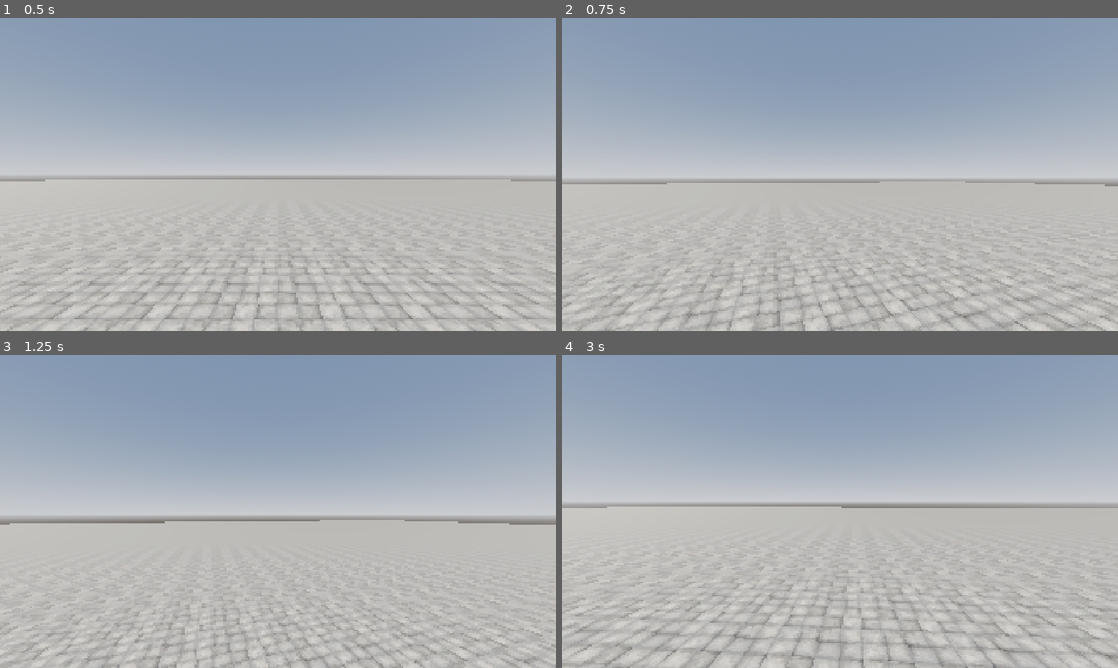
Above: before the commit, frames 1-4 (two rows, left to right).
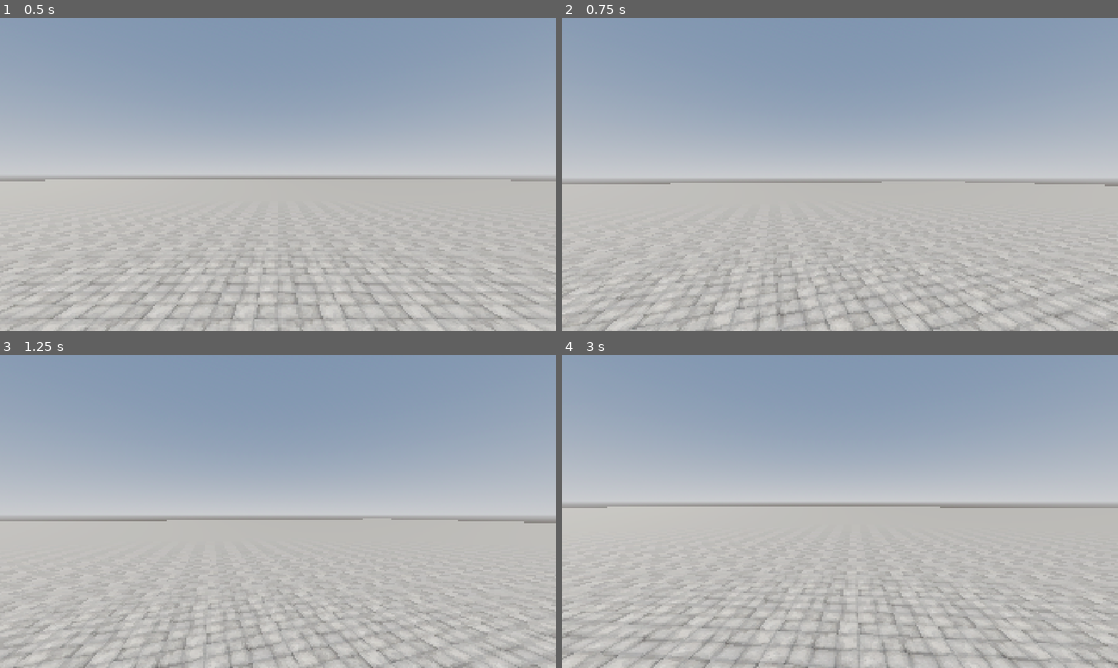
Above: after the commit, the same moments.

Repository: xandwr/cleangd-template
Game: Godot game, scene res://app/boot/boot.tscn
Two runs of this game, one before a commit and one after it. Both use one fixed random seed, a clock stepped at 60 frames per second and the inputs below.
Inputs (mouse positions are in pixels of both pictures, inside the frame that each line leads up to):
- Up to frame 1 (0.5 s): no input
- Up to frame 2 (0.75 s): tap Enter at 0.5 s; move the mouse to (867, 174) at 0.52 s; hold W (move_forward) from 0.53 s (still down); hold E (fire_interact) from 0.53 s (still down)
- Up to frame 3 (1.25 s): keep holding W (move_forward); keep holding E (fire_interact); tap Space (move_jump) at 0.77 s
- Up to frame 4 (3 s): keep holding W (move_forward); move the mouse to (812, 511) at 1.27 s; release E (fire_interact) at 1.28 s; click (812, 511) at 1.35 s; tap Space (move_jump) at 1.52 s; move the mouse to (851, 505) at 2.02 s; hold Right mouse button (fire_secondary) 2.03-2.78 s; move the mouse to (834, 517) at 2.77 s; tap Ctrl (move_crouch) at 2.85 s

Frame 1 is identical in both runs. In frame 2, 4.3% of the frame differs, in the area x 0-100%, y 52-100%; in frame 3, 4.8%; in frame 4, 6.6%, in the area x 0-100%, y 48-100%.

Commit message:
Quake movement

Diff:
--- a/game/actors/player/player_body.gd
+++ b/game/actors/player/player_body.gd
@@ -3,18 +3,44 @@
 ## into motion every physics tick. The body owns yaw, so its child camera turns
 ## with it; movement is relative to the body's own facing. Knows nothing about
 ## input actions or events.
+##
+## Movement is Quake/Source-inspired: a small state machine (GROUND vs AIR) picks
+## the per-tick rules. On the ground we apply friction then accelerate toward the
+## wish direction; in the air we skip friction and clamp acceleration to a tiny
+## projection of speed onto the wish dir. That clamp is the whole trick: it caps
+## how much you can gain along where you already look, but not sideways, so
+## turning while you strafe lets you build speed (air-strafing, bunnyhopping).
 class_name PlayerBody extends CharacterBody3D
 
-@export var walk_speed := 5.0
-@export var sprint_speed := 8.0
-@export var crouch_speed := 2.5
-@export var jump_velocity := 5.5
-@export var acceleration := 12.0
+## Top planar speed the ground accelerate step targets, per mode.
+@export var walk_speed := 3.5
+@export var sprint_speed := 6.5
+@export var crouch_speed := 1.5
+@export var jump_velocity := 4.5
+
+## Ground feel. Friction bleeds speed each tick; ground_accel is how hard we pull
+## toward the wish dir (higher = snappier, more Quake-like; lower = more drift).
+@export var friction := 6.0
+@export var ground_accel := 80.0
+## stop_speed floors the friction calculation so you don't asymptotically creep:
+## below it, friction is computed as if you were at least this fast, killing the
+## last sliver of velocity cleanly.
+@export var stop_speed := 2.0
+
+## Air feel. air_accel is intentionally low: it's how fast you can *redirect*
+## momentum mid-jump, not a speed source. air_speed_cap bounds how much you can
+## gain along where you already point each tick, keeping strafing controllable
+## rather than instant.
+@export var air_accel := 20.0
+@export var air_speed_cap := 1.2
+
+enum MoveState { GROUND, AIR }
 
 var _move_direction := Vector2.ZERO
 var _sprinting := false
 var _crouching := false
 var _jump_queued := false
+var _state := MoveState.GROUND
 
 @onready var _gravity: float = ProjectSettings.get_setting("physics/3d/default_gravity")
 
@@ -43,35 +69,97 @@
 
 
 func _physics_process(delta: float) -> void:
-	if not is_on_floor():
-		velocity.y -= _gravity * delta
+	_state = MoveState.GROUND if is_on_floor() else MoveState.AIR
 
-	if _jump_queued:
-		_jump_queued = false
-		if is_on_floor():
-			velocity.y = jump_velocity
+	var wish_dir := _wish_direction()
 
-	var target := _planar_velocity()
-	velocity.x = move_toward(velocity.x, target.x, acceleration * delta)
-	velocity.z = move_toward(velocity.z, target.z, acceleration * delta)
+	match _state:
+		MoveState.GROUND:
+			_ground_move(wish_dir, delta)
+		MoveState.AIR:
+			_air_move(wish_dir, delta)
+			velocity.y -= _gravity * delta
 
 	move_and_slide()
 
 
-## Converts the 2D move intent into a world-space planar velocity, relative to the
-## body's own facing (which look-yaw keeps pointed where the camera looks).
-func _planar_velocity() -> Vector3:
+## On the ground: bleed speed to friction, then accelerate toward the wish dir up
+## to the mode's target speed. A queued jump fires here (after friction, before the
+## move) so the launch keeps the speed we just shaped, then flips us to the air.
+func _ground_move(wish_dir: Vector3, delta: float) -> void:
+	_apply_friction(delta)
+
+	if _jump_queued:
+		_jump_queued = false
+		velocity.y = jump_velocity
+		_state = MoveState.AIR
+		# Air rules for the launch tick so a strafe-jump can start redirecting at once.
+		_accelerate(wish_dir, _current_speed() * air_speed_cap, air_accel, delta)
+		return
+
+	velocity.y = 0.0
+	_accelerate(wish_dir, _current_speed(), ground_accel, delta)
+
+
+## In the air: no friction, and the accelerate target is clamped tiny (air_speed_cap)
+## so you barely gain along where you already point, but redirecting the wish dir
+## while you turn still adds speed sideways. That asymmetry is air-strafing.
+func _air_move(wish_dir: Vector3, delta: float) -> void:
+	_accelerate(wish_dir, _current_speed() * air_speed_cap, air_accel, delta)
+
+
+## Quake friction: scale planar velocity down by a drop proportional to current
+## speed (or stop_speed, whichever is larger) so slow movement still stops cleanly.
+func _apply_friction(delta: float) -> void:
+	var planar := Vector3(velocity.x, 0.0, velocity.z)
+	var speed := planar.length()
+	if speed < 0.0001:
+		velocity.x = 0.0
+		velocity.z = 0.0
+		return
+
+	var control := maxf(speed, stop_speed)
+	var drop := control * friction * delta
+	var new_speed := maxf(speed - drop, 0.0) / speed
+	velocity.x *= new_speed
+	velocity.z *= new_speed
+
+
+## Quake accelerate: only add speed up to the gap between our current speed *along
+## wish_dir* and target_speed, scaled by accel. Because the cap is on the projection
+## onto wish_dir, velocity perpendicular to it is untouched, which is what lets a
+## turning strafe redirect momentum without paying friction for it.
+func _accelerate(wish_dir: Vector3, target_speed: float, accel: float, delta: float) -> void:
+	if wish_dir == Vector3.ZERO:
+		return
+
+	var planar := Vector3(velocity.x, 0.0, velocity.z)
+	var current_speed := planar.dot(wish_dir)
+	var add_speed := target_speed - current_speed
+	if add_speed <= 0.0:
+		return
+
+	# Step toward the target by accel*delta; the gap (add_speed) already shrinks as
+	# we approach, so this eases out on its own. Don't scale the step by target_speed
+	# or the ramp goes exponential and higher modes launch disproportionately hard.
+	var accel_speed := minf(accel * delta, add_speed)
+	velocity.x += wish_dir.x * accel_speed
+	velocity.z += wish_dir.z * accel_speed
+
+
+## The desired move direction in world space, relative to the body's own facing
+## (which look-yaw keeps pointed where the camera looks). Normalized so diagonal
+## input isn't faster; zero when there's no input.
+func _wish_direction() -> Vector3:
 	if _move_direction == Vector2.ZERO:
 		return Vector3.ZERO
 
 	var facing := global_transform.basis
 	var forward := -facing.z
 	var right := facing.x
-	var direction := (right * _move_direction.x + forward * _move_direction.y)
+	var direction := right * _move_direction.x + forward * _move_direction.y
 	direction.y = 0.0
-	direction = direction.normalized()
-
-	return direction * _current_speed()
+	return direction.normalized()
 
 
 func _current_speed() -> float:
